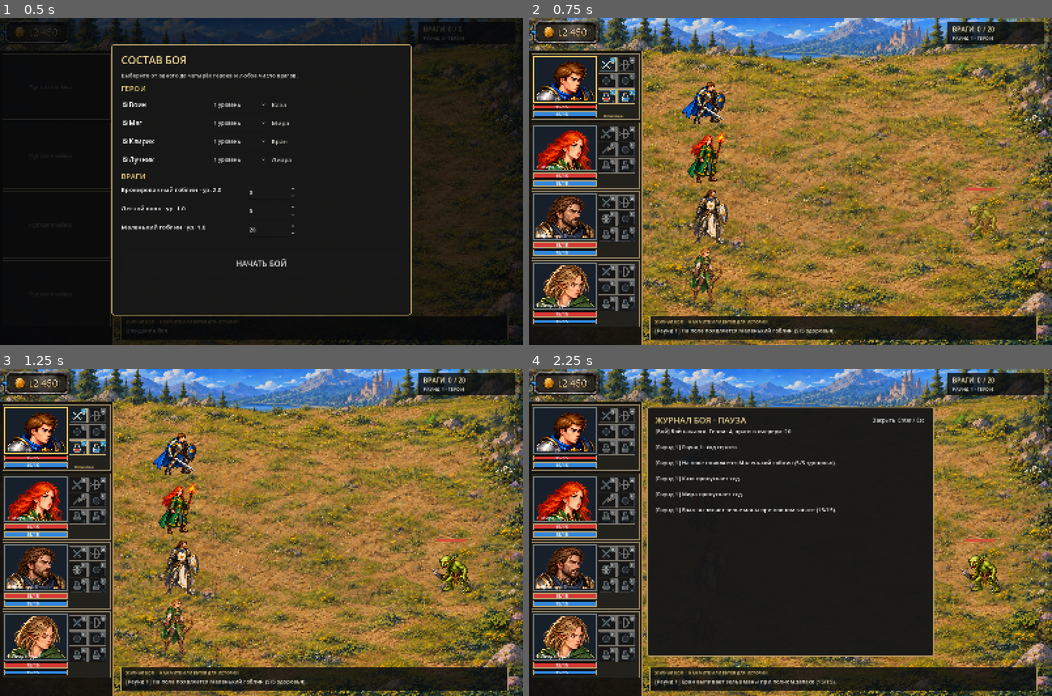
Above: before the commit, frames 1-4 (two rows, left to right).
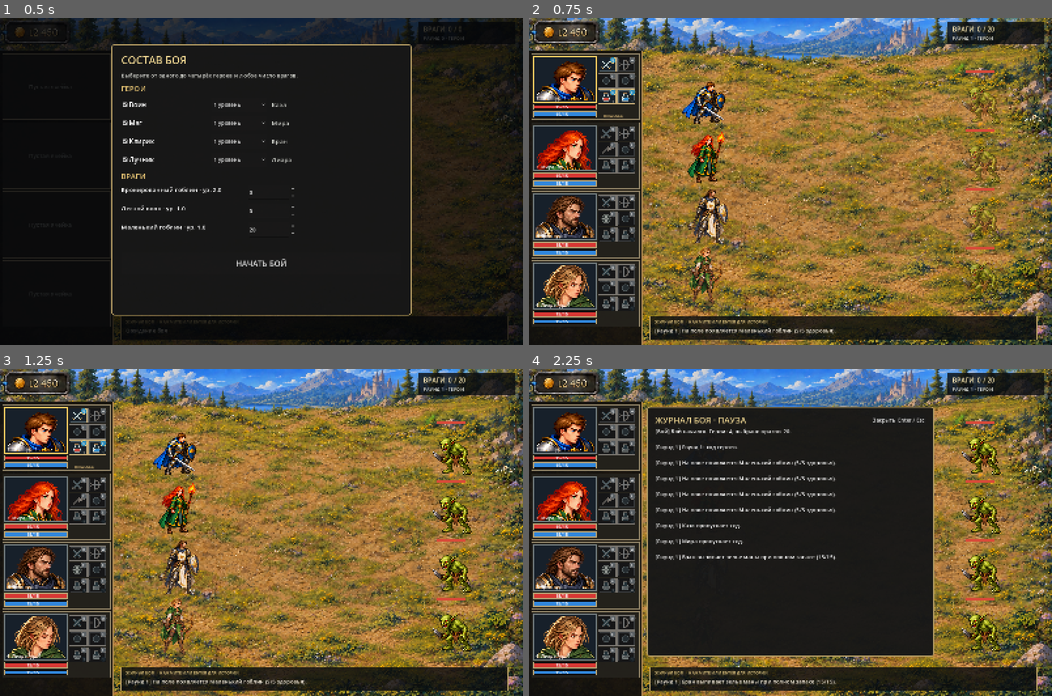
Above: after the commit, the same moments.

Repository: StudenetskiyAlexander/mm0
Game: Godot game, scene res://scenes/main.tscn
Same seed, same stepped clock (60 frames per second), same inputs: the game is played once before the commit and once after it.
Inputs (mouse positions are in pixels of both pictures, inside the frame that each line leads up to):
- Up to frame 1 (0.5 s): no input
- Up to frame 2 (0.75 s): click "НАЧАТЬ БОЙ" at 0.5 s
- Up to frame 3 (1.25 s): no input
- Up to frame 4 (2.25 s): tap Enter at 1.25, 1.35 s; move the mouse to (905, 516) at 1.27 s; hold W 1.28-2.03 s; click (905, 516) at 1.42 s; tap Space at 1.52, 2 s; move the mouse to (685, 548) at 2.02 s; hold S from 2.03 s (still down); tap Keypad Enter at 2.1 s

Frame 1 is identical in both runs. In frame 2, 1.2% of the frame differs, in the area x 82-91%, y 16-87%; in frame 3, 1.4%; in frame 4, 2.6%, in the area x 24-91%, y 16-87%.

Commit message:
Fill enemy spawn cells at battle start

Diff:
--- a/scripts/battle_state.gd
+++ b/scripts/battle_state.gd
@@ -19,6 +19,7 @@
 var round_number := 0
 var hero_turn_cursor := 0
 var enemy_turn_cursor := 0
+var enemy_turn_limit := 0
 var turn_delay := 0.0
 var defeated_enemies := 0
 var pending_projectiles: Array[Dictionary] = []
@@ -40,6 +41,7 @@
 	round_number = 0
 	hero_turn_cursor = 0
 	enemy_turn_cursor = 0
+	enemy_turn_limit = 0
 	turn_delay = 0.0
 	defeated_enemies = 0
 	pending_projectiles.clear()
@@ -48,7 +50,7 @@
 		var unit = COMBATANT.new()
 		unit.initialize(hero_profiles[index], true, Vector2i(0, BOARD.HERO_ROWS[index]))
 		heroes.append(unit)
-	_log("Бой начался. Герои: %d; враги в очереди: %d." % [heroes.size(), enemies_remaining_to_spawn])
+	_log("Бой начался. Герои: %d; выбрано врагов: %d." % [heroes.size(), enemies_remaining_to_spawn])
 	_begin_round()
 	_check_end()
 
@@ -63,6 +65,7 @@
 	turn_delay = maxf(0.0, turn_delay - delta)
 	if turn_delay > 0.0:
 		return
+	_fill_spawn_cells()
 	if phase == "heroes":
 		if selected_hero < 0:
 			_advance_hero_turn()
@@ -93,10 +96,10 @@
 	phase = "heroes"
 	hero_turn_cursor = 0
 	enemy_turn_cursor = 0
+	enemy_turn_limit = 0
 	selected_hero = -1
 	_log("Раунд %d: ход героев." % round_number)
-	if enemies_remaining_to_spawn > 0:
-		_spawn_enemy()
+	_fill_spawn_cells()
 	_advance_hero_turn()
 
 
@@ -110,11 +113,12 @@
 	selected_hero = -1
 	phase = "enemies"
 	enemy_turn_cursor = 0
+	enemy_turn_limit = enemies.size()
 	_log("Раунд %d: ход врагов." % round_number)
 
 
 func _take_next_enemy_turn() -> void:
-	while enemy_turn_cursor < enemies.size():
+	while enemy_turn_cursor < enemy_turn_limit:
 		var enemy = enemies[enemy_turn_cursor]
 		enemy_turn_cursor += 1
 		if enemy.conscious():
@@ -227,6 +231,12 @@
 	enemy.cell = next_cell
 	_log("%s перемещается на одну клетку." % enemy.name())
 	turn_delay = 0.95
+
+
+func _fill_spawn_cells() -> void:
+	while enemies_remaining_to_spawn > 0:
+		if not _spawn_enemy():
+			break
 
 
 func _spawn_enemy() -> bool:
@@ -432,6 +442,8 @@
 		if target.health <= 0:
 			defeated_enemies += 1
 			_log("%s погибает." % target.name())
+			if target.cell.x == BOARD.COLUMNS - 1 and enemies_remaining_to_spawn > 0:
+				turn_delay = maxf(turn_delay, 0.9)
 
 
 func _roll_dice(notation: String) -> int:
Not shown, changed: README.md
Not shown, changed: outputs/turn-based-experiment.md
